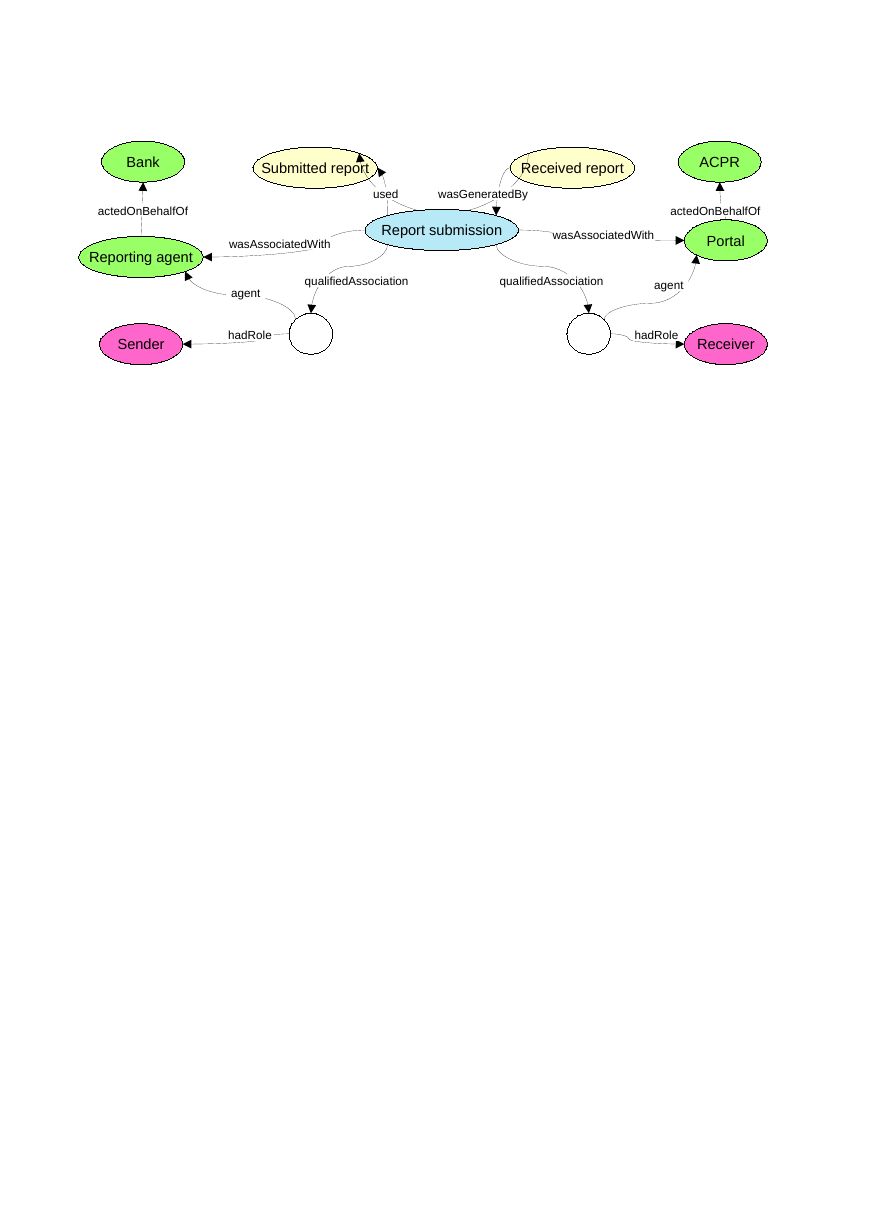
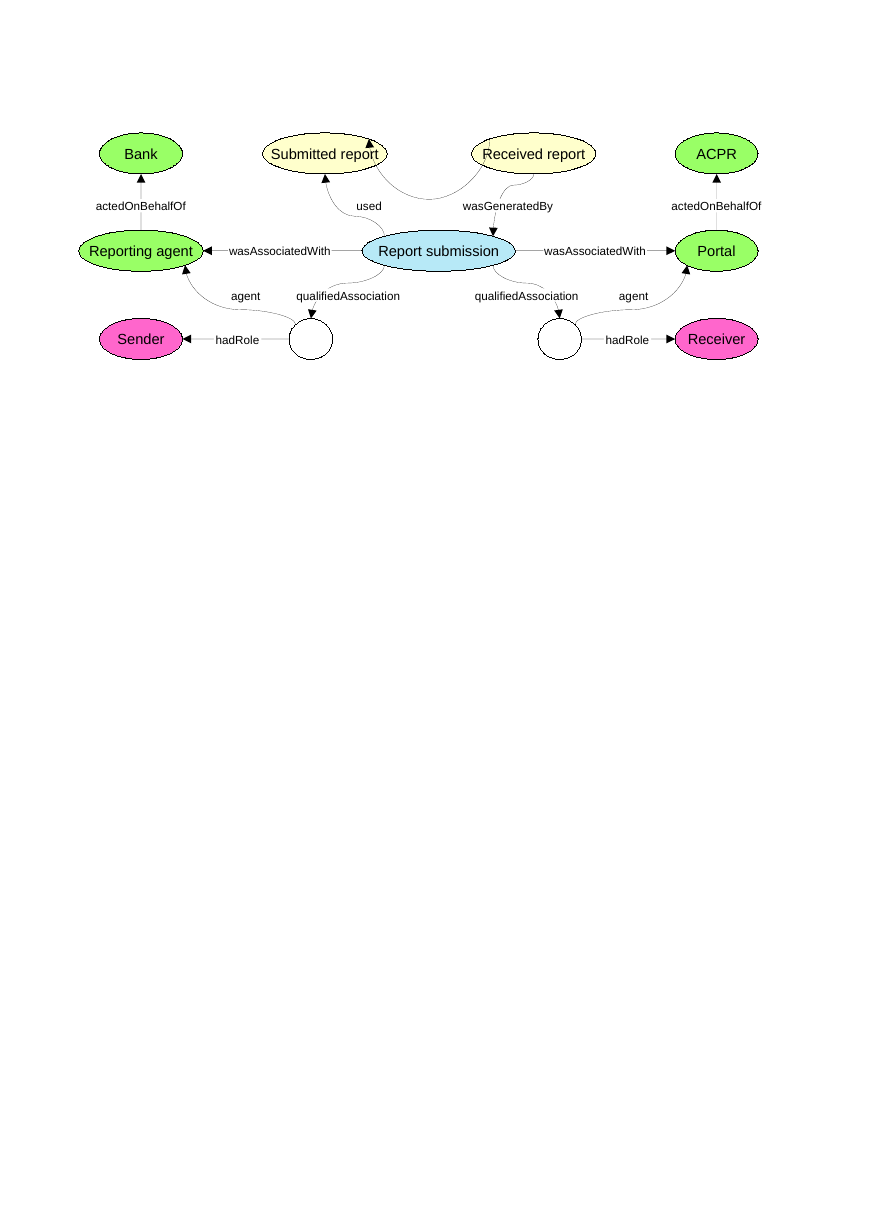
Before and after one commit to FranckCo/Documents, a slide deck: slide 1 of Huracan/figures.odp. Drawn at 871x1232 pixels with LibreOffice and Linux fonts; fonts in the diff are those of the drawing. Boxes give left, top, right and bottom in pixels: in the first picture for what was removed or moved away, otherwise in the second. Text is boxed around its words. In the diff, an @@ line names an element or a change of style, - is before the commit and + after.

```diff
--- a/Huracan/figures.odp
+++ b/Huracan/figures.odp
@@ ellipse "Bank": place and size @@
-ellipse "Bank" at [101, 141, 184, 182]
+ellipse "Bank" at [99, 133, 182, 174]
@@ ellipse "Submitted report": place and size @@
-ellipse "Submitted report" at [253, 147, 377, 189]
+ellipse "Submitted report" at [262, 133, 387, 174]
@@ curved arrow moved from (359, 153) - (529, 153) to (369, 139) - (490, 139) @@
@@ ellipse "Received report": place and size @@
-ellipse "Received report" at [510, 147, 634, 189]
+ellipse "Received report" at [472, 133, 596, 174]
@@ ellipse "ACPR": place and size @@
-ellipse "ACPR" at [678, 141, 761, 182]
+ellipse "ACPR" at [675, 133, 758, 174]
@@ arrow moved from (141, 236) - (143, 182) to (141, 231) - (141, 174) @@
@@ curved arrow moved from (388, 216) - (377, 167) to (384, 236) - (324, 174) @@
@@ curved arrow moved from (510, 167) - (496, 216) to (534, 174) - (493, 236) @@
@@ curved arrow moved from (726, 220) - (719, 182) to (716, 231) - (716, 174) @@
@@ 2 ellipses, 2 rectangles: place and size @@
-2 ellipses, 2 rectangles at [79, 203, 767, 364]
+2 ellipses, 2 rectangles at [79, 199, 768, 359]
@@ text "used": place and size @@
-text "used" at [373, 189, 398, 201]
+text "used" at [356, 201, 381, 210]
@@ rectangle "wasGeneratedBy": place and size @@
-rectangle "wasGeneratedBy" at [435, 186, 530, 200]
+rectangle "wasGeneratedBy" at [460, 199, 555, 213]
@@ ellipse "Report submission": place and size @@
-ellipse "Report submission" at [365, 210, 519, 251]
+ellipse "Report submission" at [362, 231, 516, 272]
@@ ellipse "Portal": place and size @@
-ellipse "Portal" at [685, 220, 768, 261]
+ellipse "Portal" at [675, 231, 758, 272]
@@ curved arrow moved from (296, 319) - (185, 272) to (296, 324) - (185, 265) @@
@@ curved arrow moved from (365, 230) - (203, 257) to (362, 251) - (203, 251) @@
@@ rectangle "wasAssociatedWith": place and size @@
-rectangle "wasAssociatedWith" at [229, 236, 332, 250]
+rectangle "wasAssociatedWith" at [229, 244, 332, 258]
@@ curved arrow moved from (388, 244) - (311, 313) to (384, 265) - (311, 318) @@
@@ curved arrow moved from (496, 244) - (589, 313) to (493, 265) - (559, 318) @@
@@ curved arrow moved from (518, 230) - (685, 240) to (515, 251) - (675, 251) @@
@@ rectangle "wasAssociatedWith": place and size @@
-rectangle "wasAssociatedWith" at [552, 229, 655, 242]
+rectangle "wasAssociatedWith" at [543, 244, 647, 258]
@@ curved arrow moved from (605, 319) - (696, 255) to (575, 324) - (687, 265) @@
@@ rectangle "qualifiedAssociation": place and size @@
-rectangle "qualifiedAssociation" at [302, 274, 410, 288]
+rectangle "qualifiedAssociation" at [295, 289, 402, 302]
@@ rectangle "qualifiedAssociation": place and size @@
-rectangle "qualifiedAssociation" at [498, 274, 606, 288]
+rectangle "qualifiedAssociation" at [473, 289, 580, 302]
@@ rectangle "agent": place and size @@
-rectangle "agent" at [649, 278, 688, 292]
+rectangle "agent" at [614, 289, 653, 302]
@@ ellipse: place and size @@
-ellipse at [289, 313, 332, 354]
+ellipse at [289, 318, 332, 359]
@@ ellipse: place and size @@
-ellipse at [567, 313, 610, 354]
+ellipse at [538, 318, 581, 359]
@@ ellipse "Receiver": place and size @@
-ellipse "Receiver" at [685, 323, 768, 364]
+ellipse "Receiver" at [675, 318, 758, 359]
@@ curved arrow moved from (289, 334) - (182, 344) to (289, 339) - (182, 339) @@
@@ rectangle "hadRole": place and size @@
-rectangle "hadRole" at [226, 328, 274, 341]
+rectangle "hadRole" at [214, 332, 261, 345]
@@ curved arrow moved from (611, 334) - (685, 344) to (581, 339) - (675, 339) @@
@@ rectangle "hadRole": place and size @@
-rectangle "hadRole" at [633, 328, 680, 341]
+rectangle "hadRole" at [603, 332, 651, 345]
```
Also in this commit, not shown: 3 other files.
